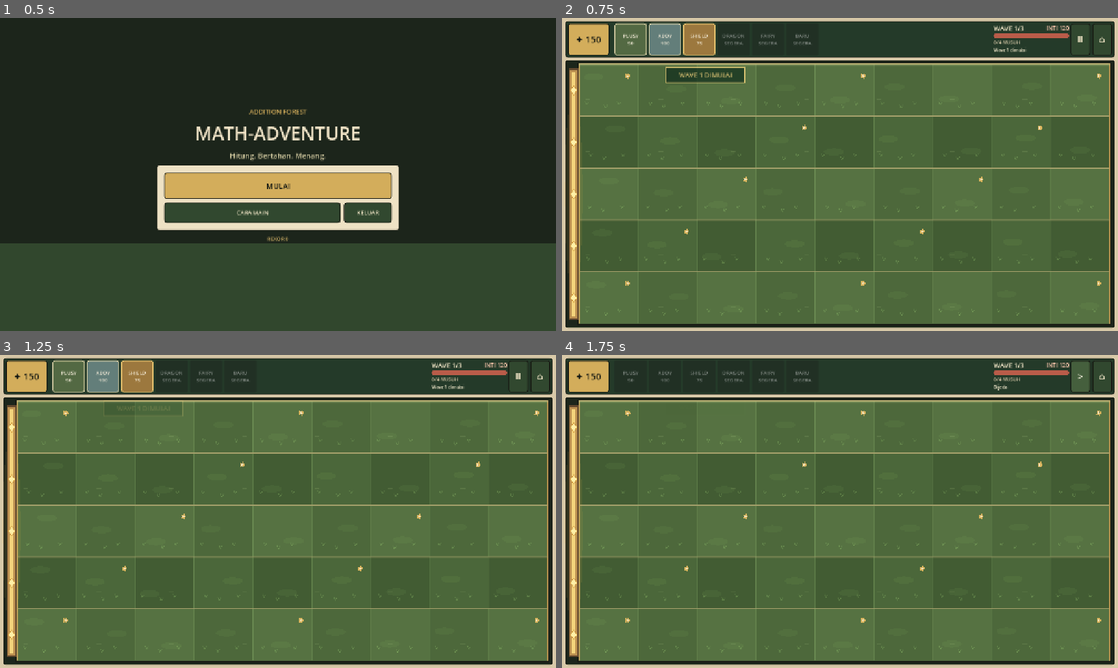
Above: before the commit, frames 1-4 (two rows, left to right).
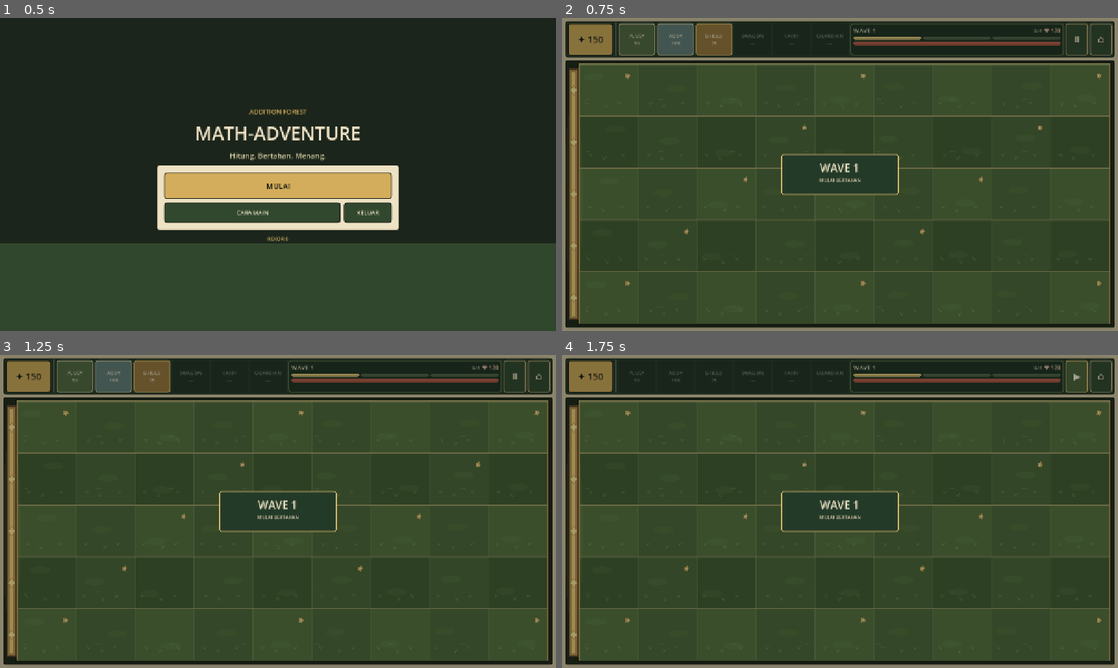
Above: after the commit, the same moments.

Repository: mukhlishulkhaniif/Pengantar-Game
Game: Godot game, scene res://scenes/main_menu.tscn
The game is run twice, just before and just after one commit, with the same random seed, the same clock (stepped at 60 frames per second) and the same inputs.
Inputs:
- Up to frame 1 (0.5 s): no input
- Up to frame 2 (0.75 s): click "MULAI" at 0.5 s
- Up to frame 3 (1.25 s): no input
- Up to frame 4 (1.75 s): click "Ⅱ" at 1.25 s

Frame 1 is identical in both runs. In frame 2, 89% of the frame differs, in the area x 0-100%, y 0-100%; in frame 3, 89%; in frame 4, 88%.

Commit message:
Perbaiki tampilan Math-Adventure

Diff:
--- a/math-adventure/scripts/presentation/battle.gd
+++ b/math-adventure/scripts/presentation/battle.gd
@@ -45,6 +45,10 @@
 var feedback_label: Label
 var pause_button: Button
 var answer_buttons: Array[Button] = []
+var wave_segments: Array[PanelContainer] = []
+var wave_banner: Control
+var wave_banner_timer: float = 0.0
+var last_wave_segment_state: int = -1
 var question_popup: Control
 var question_popup_open: bool = false
 var guardian_buttons: Array[Button] = []
@@ -57,6 +61,7 @@
 	_refresh_hud()
 
 func _process(delta: float) -> void:
+	_update_wave_banner(delta)
 	if battle_finished or paused:
 		return
 
@@ -116,13 +121,10 @@
 	header.alignment = BoxContainer.ALIGNMENT_CENTER
 	header_panel.add_child(header)
 
-	# HUD dirancang untuk enam kartu Guardian pada layar mobile landscape.
-	# Tiga kartu pertama aktif; tiga slot berikutnya menjadi ruang ekspansi tanpa
-	# berpura-pura bahwa Guardian yang belum dibuat sudah bisa dimainkan.
+	# HUD landscape: energi, enam kartu, tracker wave visual, dan tombol aksi.
 	var viewport_width: float = maxf(get_viewport_rect().size.x, 800.0)
-	var card_width: float = clampf(viewport_width * 0.058, 70.0, 88.0)
-	var energy_width: float = clampf(viewport_width * 0.075, 84.0, 108.0)
-	var status_width: float = clampf(viewport_width * 0.135, 124.0, 190.0)
+	var card_width: float = clampf(viewport_width * 0.066, 78.0, 98.0)
+	var energy_width: float = clampf(viewport_width * 0.082, 96.0, 116.0)
 
 	energy_button = _make_button("✦ %d" % energy, Vector2(energy_width, 72), true)
 	energy_button.add_theme_font_size_override("font_size", 21)
@@ -131,6 +133,7 @@
 	header.add_child(energy_button)
 
 	var seed_separator := VSeparator.new()
+	seed_separator.add_theme_color_override("color", Color("#bba87a"))
 	header.add_child(seed_separator)
 
 	guardian_button_types = ["Plusy", "Addy Cannon", "Shield Cube", "Multiply Dragon", "Fraction Fairy", "Guardian 6"]
@@ -138,14 +141,14 @@
 		"Plusy": "PLUSY\n50",
 		"Addy Cannon": "ADDY\n100",
 		"Shield Cube": "SHIELD\n75",
-		"Multiply Dragon": "DRAGON\nSEGERA",
-		"Fraction Fairy": "FAIRY\nSEGERA",
-		"Guardian 6": "BARU\nSEGERA"
+		"Multiply Dragon": "DRAGON\n—",
+		"Fraction Fairy": "FAIRY\n—",
+		"Guardian 6": "GUARDIAN\n—"
 	}
 	for guardian_type in guardian_button_types:
 		var guardian_button := _make_button(str(card_titles[guardian_type]), Vector2(card_width, 72), false)
 		guardian_button.size_flags_horizontal = Control.SIZE_SHRINK_CENTER
-		guardian_button.add_theme_font_size_override("font_size", 12 if card_width < 80.0 else 13)
+		guardian_button.add_theme_font_size_override("font_size", 12 if card_width < 90.0 else 13)
 		guardian_button.tooltip_text = str(card_titles[guardian_type]).replace("\n", " ")
 		if GUARDIAN_COSTS.has(guardian_type):
 			guardian_button.pressed.connect(_select_guardian.bind(guardian_type))
@@ -154,37 +157,53 @@
 		guardian_buttons.append(guardian_button)
 		header.add_child(guardian_button)
 
-	var spacer := Control.new()
-	spacer.size_flags_horizontal = Control.SIZE_EXPAND_FILL
-	header.add_child(spacer)
-
+	# Tracker wave mengisi ruang tengah secara sengaja, bukan menyisakan celah kosong.
+	var status_panel := PanelContainer.new()
+	status_panel.size_flags_horizontal = Control.SIZE_EXPAND_FILL
+	status_panel.custom_minimum_size = Vector2(185, 0)
+	status_panel.add_theme_stylebox_override("panel", _panel_style(Color("#1c3022"), Color("#63734a"), 7, 7))
+	header.add_child(status_panel)
 	var status := VBoxContainer.new()
-	status.custom_minimum_size = Vector2(status_width, 0)
-	status.add_theme_constant_override("separation", 2)
-	header.add_child(status)
+	status.add_theme_constant_override("separation", 4)
+	status_panel.add_child(status)
 	var status_top := HBoxContainer.new()
-	status_top.add_theme_constant_override("separation", 4)
+	status_top.add_theme_constant_override("separation", 6)
 	status.add_child(status_top)
-	wave_label = _make_label("WAVE 1/3", 15, Color("#f4e8c9"))
+	wave_label = _make_label("WAVE 1", 14, Color("#f4e8c9"))
 	wave_label.size_flags_horizontal = Control.SIZE_EXPAND_FILL
 	status_top.add_child(wave_label)
-	core_label = _make_label("INTI 120", 13, Color("#f2c2a8"), HORIZONTAL_ALIGNMENT_RIGHT)
+	wave_progress_label = _make_label("0/4", 11, Color("#d7c9a8"), HORIZONTAL_ALIGNMENT_CENTER)
+	status_top.add_child(wave_progress_label)
+	core_label = _make_label("♥ 120", 13, Color("#f2c2a8"), HORIZONTAL_ALIGNMENT_RIGHT)
 	status_top.add_child(core_label)
+
+	var wave_track := HBoxContainer.new()
+	wave_track.add_theme_constant_override("separation", 4)
+	wave_track.size_flags_horizontal = Control.SIZE_EXPAND_FILL
+	status.add_child(wave_track)
+	wave_segments.clear()
+	for i in range(3):
+		var segment := PanelContainer.new()
+		segment.size_flags_horizontal = Control.SIZE_EXPAND_FILL
+		segment.custom_minimum_size = Vector2(0, 7)
+		segment.add_theme_stylebox_override("panel", _panel_style(Color("#53634a"), Color("#53634a"), 3, 0))
+		wave_segments.append(segment)
+		wave_track.add_child(segment)
+
 	core_bar = ProgressBar.new()
 	core_bar.min_value = 0.0
 	core_bar.max_value = 120.0
 	core_bar.value = core_hp
 	core_bar.show_percentage = false
-	core_bar.custom_minimum_size = Vector2(0, 10)
+	core_bar.custom_minimum_size = Vector2(0, 9)
 	core_bar.size_flags_horizontal = Control.SIZE_EXPAND_FILL
 	core_bar.add_theme_stylebox_override("background", _meter_style(Color("#171a13")))
 	core_bar.add_theme_stylebox_override("fill", _meter_style(Color("#b95c49")))
 	status.add_child(core_bar)
-	wave_progress_label = _make_label("0/4 MUSUH", 11, Color("#d7c9a8"))
-	status.add_child(wave_progress_label)
-	feedback_label = _make_label("SERET KE PETAK", 10, Color("#e9c777"))
-	feedback_label.custom_minimum_size = Vector2(0, 16)
-	feedback_label.clip_text = true
+
+	# Feedback teks tetap tersedia untuk logika, tetapi tidak memenuhi HUD.
+	feedback_label = _make_label("", 10, Color("#e9c777"))
+	feedback_label.visible = false
 	status.add_child(feedback_label)
 
 	# Statistik rinci disimpan untuk rekap akhir, bukan memenuhi HUD saat bermain.
@@ -196,12 +215,20 @@
 	energy_bar.max_value = 999.0
 	energy_bar.value = energy
 
-	pause_button = _make_button("Ⅱ", Vector2(46, 72), false)
-	pause_button.add_theme_font_size_override("font_size", 19)
+	pause_button = _make_button("Ⅱ", Vector2(52, 72), false)
+	pause_button.add_theme_font_size_override("font_size", 21)
+	pause_button.tooltip_text = "Jeda permainan"
+	pause_button.add_theme_stylebox_override("normal", _button_style(Color("#31482f"), Color("#bba87a"), 10, 4))
+	pause_button.add_theme_stylebox_override("hover", _button_style(Color("#4a633d"), Color("#e8c36f"), 10, 4))
+	pause_button.add_theme_stylebox_override("pressed", _button_style(Color("#223521"), Color("#e8c36f"), 10, 4))
 	pause_button.pressed.connect(_toggle_pause)
 	header.add_child(pause_button)
-	var menu_button := _make_button("⌂", Vector2(46, 72), false)
-	menu_button.add_theme_font_size_override("font_size", 20)
+	var menu_button := _make_button("⌂", Vector2(52, 72), false)
+	menu_button.add_theme_font_size_override("font_size", 22)
+	menu_button.tooltip_text = "Kembali ke menu"
+	menu_button.add_theme_stylebox_override("normal", _button_style(Color("#31482f"), Color("#bba87a"), 10, 4))
+	menu_button.add_theme_stylebox_override("hover", _button_style(Color("#4a633d"), Color("#e8c36f"), 10, 4))
+	menu_button.add_theme_stylebox_override("pressed", _button_style(Color("#223521"), Color("#e8c36f"), 10, 4))
 	menu_button.pressed.connect(_return_to_menu)
 	header.add_child(menu_button)
 
@@ -271,6 +298,35 @@
 	close_button.size_flags_horizontal = Control.SIZE_EXPAND_FILL
 	close_button.pressed.connect(_close_question_popup)
 	popup_content.add_child(close_button)
+
+	# Banner pergantian wave tampil di tengah arena, singkat dan tidak bisa menangkap sentuhan.
+	wave_banner = Control.new()
+	wave_banner.set_anchors_and_offsets_preset(Control.PRESET_FULL_RECT)
+	wave_banner.visible = false
+	wave_banner.mouse_filter = Control.MOUSE_FILTER_IGNORE
+	add_child(wave_banner)
+	var banner_shade := ColorRect.new()
+	banner_shade.color = Color(0.05, 0.07, 0.04, 0.38)
+	banner_shade.set_anchors_and_offsets_preset(Control.PRESET_FULL_RECT)
+	banner_shade.mouse_filter = Control.MOUSE_FILTER_IGNORE
+	wave_banner.add_child(banner_shade)
+	var banner_center := CenterContainer.new()
+	banner_center.set_anchors_and_offsets_preset(Control.PRESET_FULL_RECT)
+	banner_center.mouse_filter = Control.MOUSE_FILTER_IGNORE
+	wave_banner.add_child(banner_center)
+	var banner_panel := PanelContainer.new()
+	banner_panel.custom_minimum_size = Vector2(270, 94)
+	banner_panel.add_theme_stylebox_override("panel", _panel_style(Color("#243a29"), Color("#e8c36f"), 10, 14))
+	banner_center.add_child(banner_panel)
+	var banner_content := VBoxContainer.new()
+	banner_content.add_theme_constant_override("separation", 3)
+	banner_panel.add_child(banner_content)
+	var banner_title := _make_label("WAVE 1", 25, Color("#f4e8c9"), HORIZONTAL_ALIGNMENT_CENTER)
+	banner_title.name = "BannerTitle"
+	banner_content.add_child(banner_title)
+	var banner_subtitle := _make_label("SIAPKAN GUARDIAN", 11, Color("#d7c9a8"), HORIZONTAL_ALIGNMENT_CENTER)
+	banner_subtitle.name = "BannerSubtitle"
+	banner_content.add_child(banner_subtitle)
 
 func _input(event: InputEvent) -> void:
 	# Input mouse untuk editor PC dan input sentuh untuk target Android.
@@ -488,10 +544,31 @@
 	spawn_timer = 0.0
 	intermission_timer = 0.0
 	_new_question()
-	feedback_label.text = "Wave %d dimulai" % current_wave
-	feedback_label.add_theme_color_override("font_color", Color("#fff4d6"))
-	if is_instance_valid(arena):
-		arena.add_visual_effect("wave", Vector2(maxf(arena.size.x * 0.5, 320.0), 46.0), Color("#f5d57d"), "WAVE %d DIMULAI" % current_wave)
+	feedback_label.text = ""
+	_show_wave_banner(current_wave)
+
+func _show_wave_banner(wave_number: int) -> void:
+	if not is_instance_valid(wave_banner):
+		return
+	var title: Label = wave_banner.find_child("BannerTitle", true, false) as Label
+	var subtitle: Label = wave_banner.find_child("BannerSubtitle", true, false) as Label
+	if is_instance_valid(title):
+		title.text = "WAVE %d" % wave_number
+	if is_instance_valid(subtitle):
+		subtitle.text = "MULAI BERTAHAN" if wave_number == 1 else "WAVE BERIKUTNYA"
+	wave_banner.modulate.a = 1.0
+	wave_banner.visible = true
+	wave_banner_timer = 1.45
+
+func _update_wave_banner(delta: float) -> void:
+	if not is_instance_valid(wave_banner) or not wave_banner.visible:
+		return
+	wave_banner_timer -= delta
+	if wave_banner_timer <= 0.0:
+		wave_banner.visible = false
+		wave_banner.modulate.a = 1.0
+	elif wave_banner_timer < 0.28:
+		wave_banner.modulate.a = clampf(wave_banner_timer / 0.28, 0.0, 1.0)
 
 func _spawn_enemy() -> void:
 	var enemy_type: String = "Error Blob"
@@ -674,9 +751,9 @@
 	if is_instance_valid(energy_button):
 		energy_button.text = "✦ %d" % energy
 	if is_instance_valid(core_label):
-		core_label.text = "INTI %d" % core_hp
+		core_label.text = "♥ %d" % core_hp
 	if is_instance_valid(wave_label):
-		wave_label.text = "WAVE %d/3" % max(current_wave, 1)
+		wave_label.text = "WAVE %d" % max(current_wave, 1)
 	if is_instance_valid(score_label):
 		score_label.text = "SKOR %d" % score
 	if is_instance_valid(core_bar):
@@ -684,14 +761,25 @@
 	if is_instance_valid(energy_bar):
 		energy_bar.value = energy
 	if is_instance_valid(wave_progress_label):
-		wave_progress_label.text = "%d/%d MUSUH" % [spawned_this_wave, spawn_target]
+		wave_progress_label.text = "%d/%d" % [spawned_this_wave, spawn_target]
 	if is_instance_valid(arena):
 		arena.guardians = guardians
 		arena.enemies = enemies
 		arena.projectiles = projectiles
 		arena.placement_enabled = not selected_guardian.is_empty() and not paused and not battle_finished
 		arena.queue_redraw()
+	_update_wave_segments()
 	_update_guardian_button_styles()
+
+func _update_wave_segments() -> void:
+	if last_wave_segment_state == current_wave:
+		return
+	last_wave_segment_state = current_wave
+	for index in range(wave_segments.size()):
+		var active: bool = index < current_wave
+		var fill: Color = Color("#d9b75f") if active else Color("#53634a")
+		var border: Color = Color("#f1d990") if active else Color("#53634a")
+		wave_segments[index].add_theme_stylebox_override("panel", _panel_style(fill, border, 3, 0))
 
 func _update_guardian_button_styles() -> void:
 	var card_colors: Dictionary = {
@@ -729,7 +817,8 @@
 	if battle_finished or question_popup_open:
 		return
 	paused = not paused
-	pause_button.text = ">" if paused else "||"
+	pause_button.text = "▶" if paused else "Ⅱ"
+	pause_button.tooltip_text = "Lanjutkan permainan" if paused else "Jeda permainan"
 	feedback_label.text = "Dijeda" if paused else "Lanjut bermain"
 	feedback_label.add_theme_color_override("font_color", Color("#fff4d6"))
 	for button in answer_buttons:
Not shown, added: math-adventure/docs/CHANGELOG_MVP_1.2_HUD_WAVE_TRANSITION.md
Not shown, added: math-adventure/docs/PANDUAN_REVISI_HUD_1.2.md
